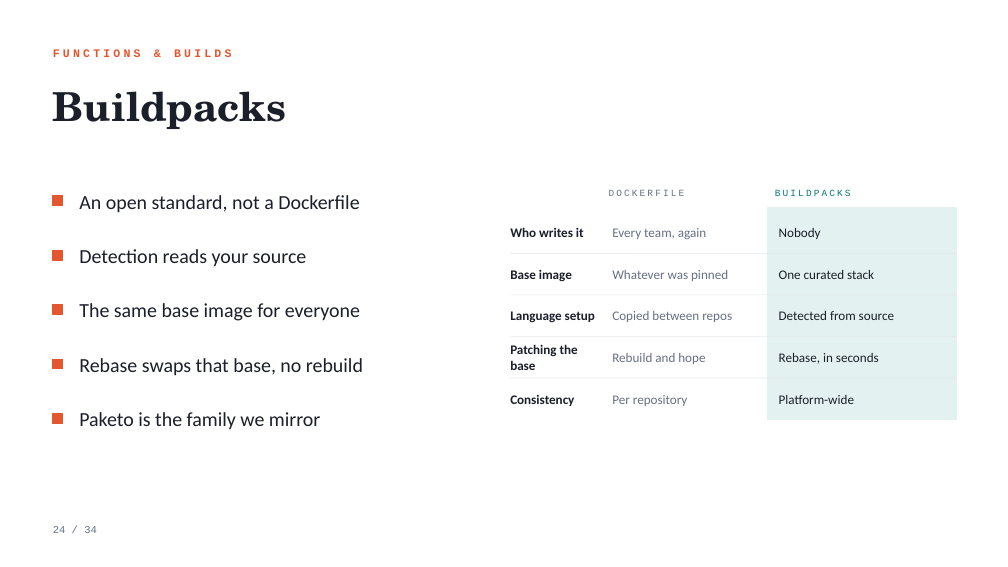
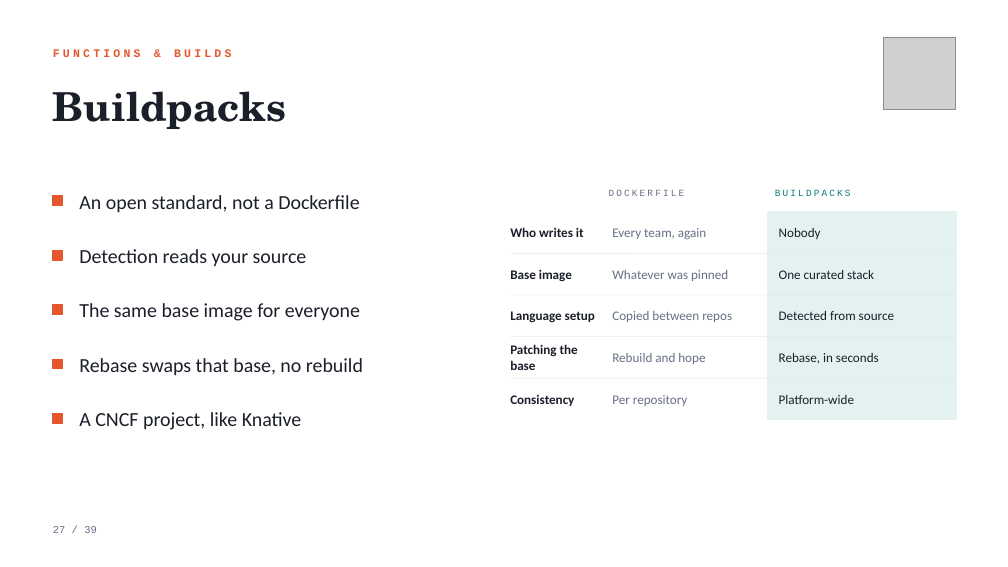
Before and after one commit to black-cloudlet/serverless, a slide deck: slide 27 of docs/presentation/serverless-platform.pptx (slide 24 before the commit). Drawn at 1008x567 pixels with LibreOffice and Linux fonts; fonts in the diff are those of the drawing; grey boxes stand for pictures. Boxes give left, top, right and bottom in pixels: in the first picture for what was removed or moved away, otherwise in the second. Text is boxed around its words. In the diff, an @@ line names an element or a change of style, - is before the commit and + after.

```diff
--- a/docs/presentation/serverless-platform.pptx
+++ b/docs/presentation/serverless-platform.pptx
@@ picture added at (883,38,955,110) @@
@@ rectangle added at (768,212,957,253), fill #E3F1F0, outline #E3F1F0 1 pt @@
@@ rectangle: place and size @@
-rectangle at (768,208,957,420)
+rectangle at (768,295,957,337)
@@ text at (79,412,302,430): text changed @@
-Paketo is the family we mirror
+A CNCF project, like Knative
@@ text at (53,526,97,533): text changed @@
-24 / 34
+27 / 39
```
Also in this commit, not shown: 30 other slides changed, 7 slides added, 2 slides removed, 7 other files.
